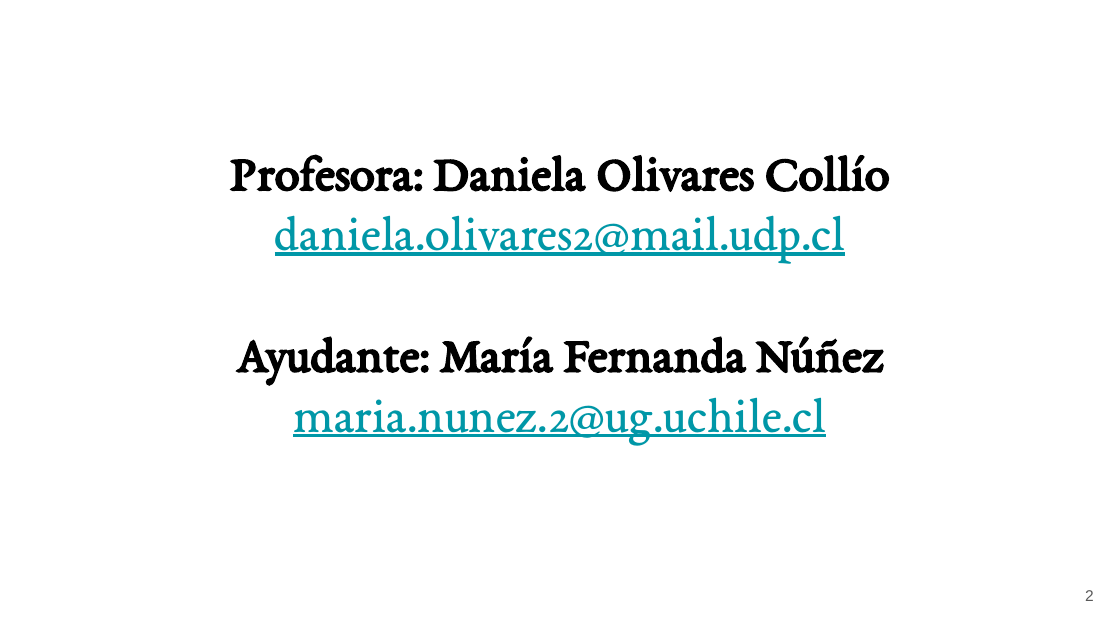
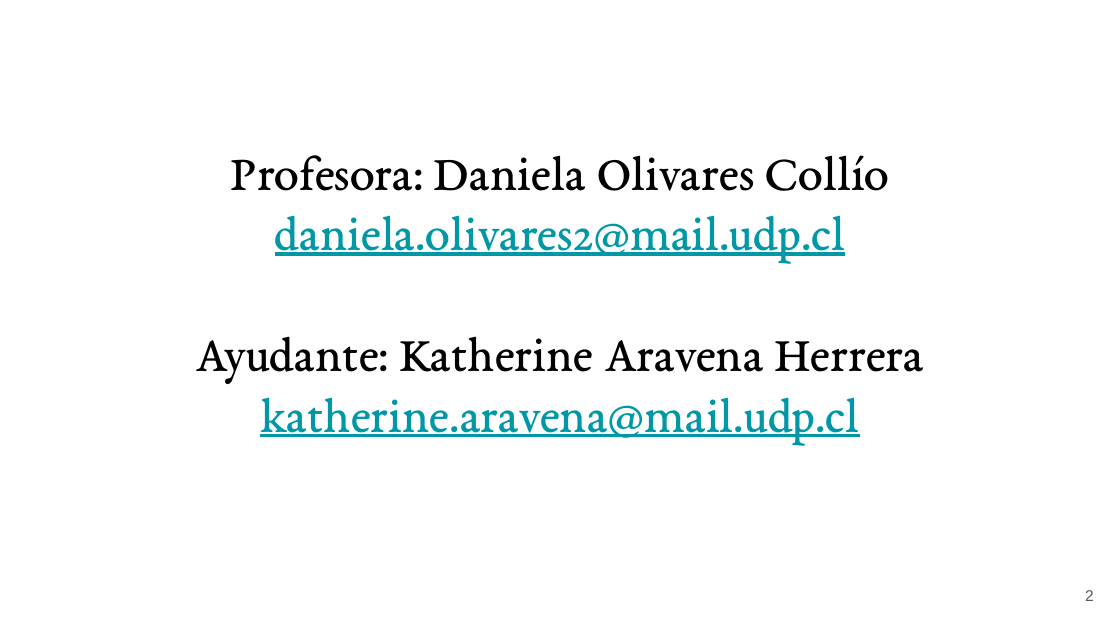
Before and after one commit to udp-metodos-cuantitativos/curso-2026, a slide deck: slide 2 of clases/clase_04/clase_04.pptx. Drawn at 1120x630 pixels with LibreOffice and Linux fonts; fonts in the diff are those of the drawing. Boxes give left, top, right and bottom in pixels: in the first picture for what was removed or moved away, otherwise in the second. Text is boxed around its words. In the diff, an @@ line names an element or a change of style, - is before the commit and + after.

```diff
--- a/clases/clase_04/clase_04.pptx
+++ b/clases/clase_04/clase_04.pptx
@@ title at [230, 155, 890, 191]: bold off in "Profesora: Daniela Olivares Collío" @@
@@ title at [195, 336, 924, 445]: text changed; bold off @@
-Ayudante: María Fernanda Núñez
-maria.nunez.2@ug.uchile.cl
+Ayudante: Katherine Aravena Herrera
+katherine.aravena@mail.udp.cl
```
Also in this commit, not shown: 1 other slide changed, 20 other files.
